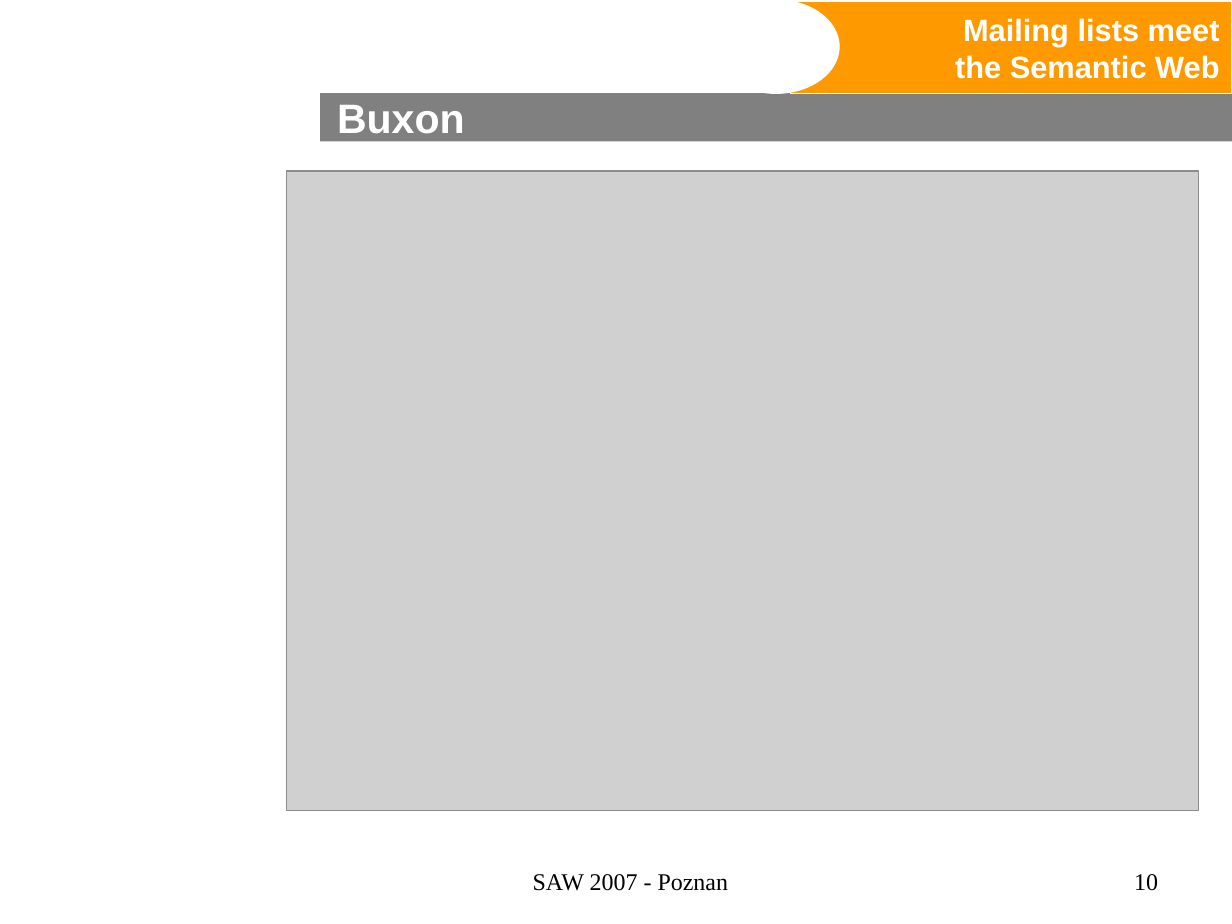
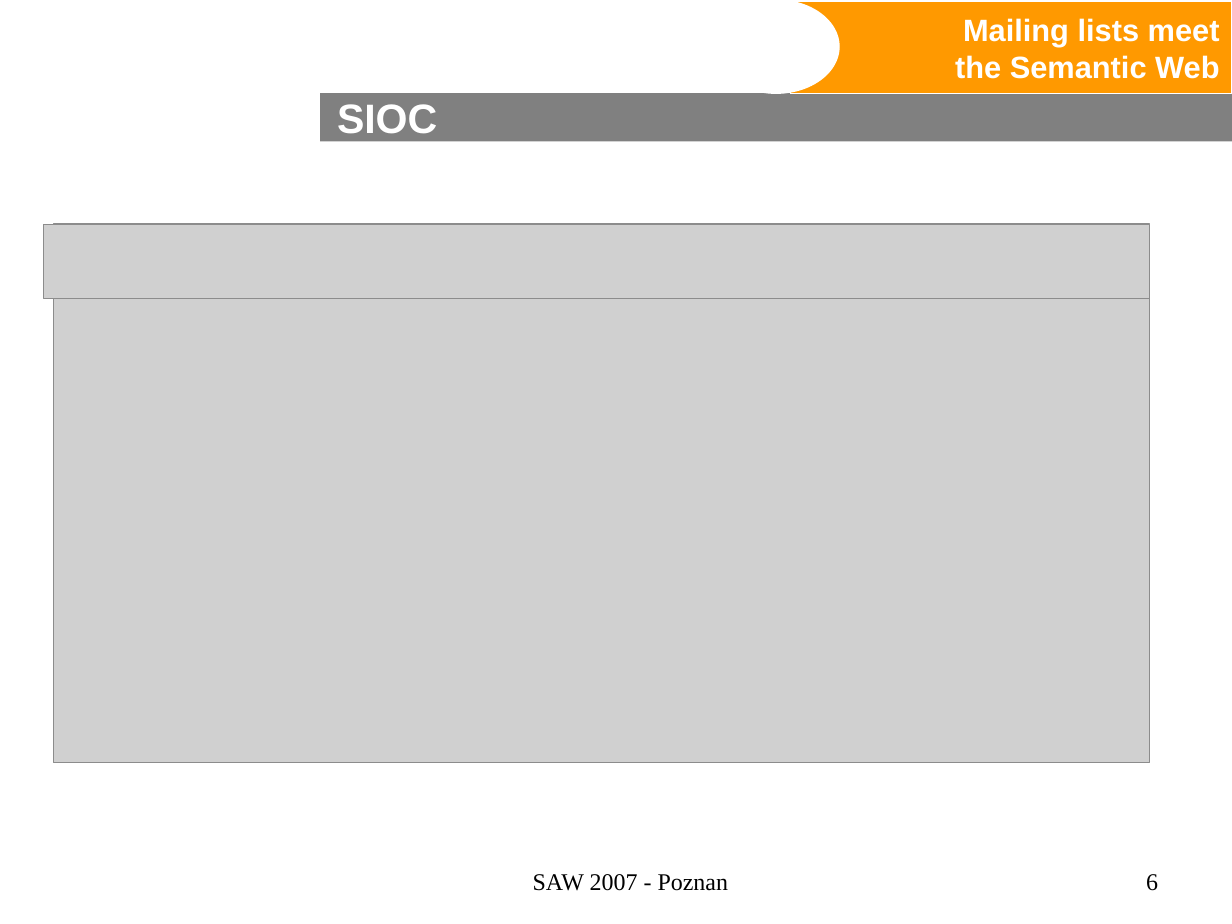
Before and after one commit to wikier/swaml, a slide deck: slide 6 of doc/talks/20070427-saw2007/swaml.ppt (slide 10 before the commit). Drawn at 1232x924 pixels with LibreOffice and Linux fonts; fonts in the diff are those of the drawing; grey boxes stand for pictures; background and template pictures are left out. Boxes give left, top, right and bottom in pixels: in the first picture for what was removed or moved away, otherwise in the second. Text is boxed around its words. In the diff, an @@ line names an element or a change of style, - is before the commit and + after.

```diff
--- a/doc/talks/20070427-saw2007/swaml.ppt
+++ b/doc/talks/20070427-saw2007/swaml.ppt
@@ title at (337,104,437,142): text changed @@
-Buxon
+SIOC
@@ picture added at (43,224,1149,298) @@
@@ picture: place and size @@
-picture at (286,171,1198,811)
+picture at (53,224,1149,763)
@@ page number at (1146,874,1158,891): text changed @@
-10
+6
```
Also in this commit, not shown: 3 other slides changed, 3 slides added, 5 slides removed.
